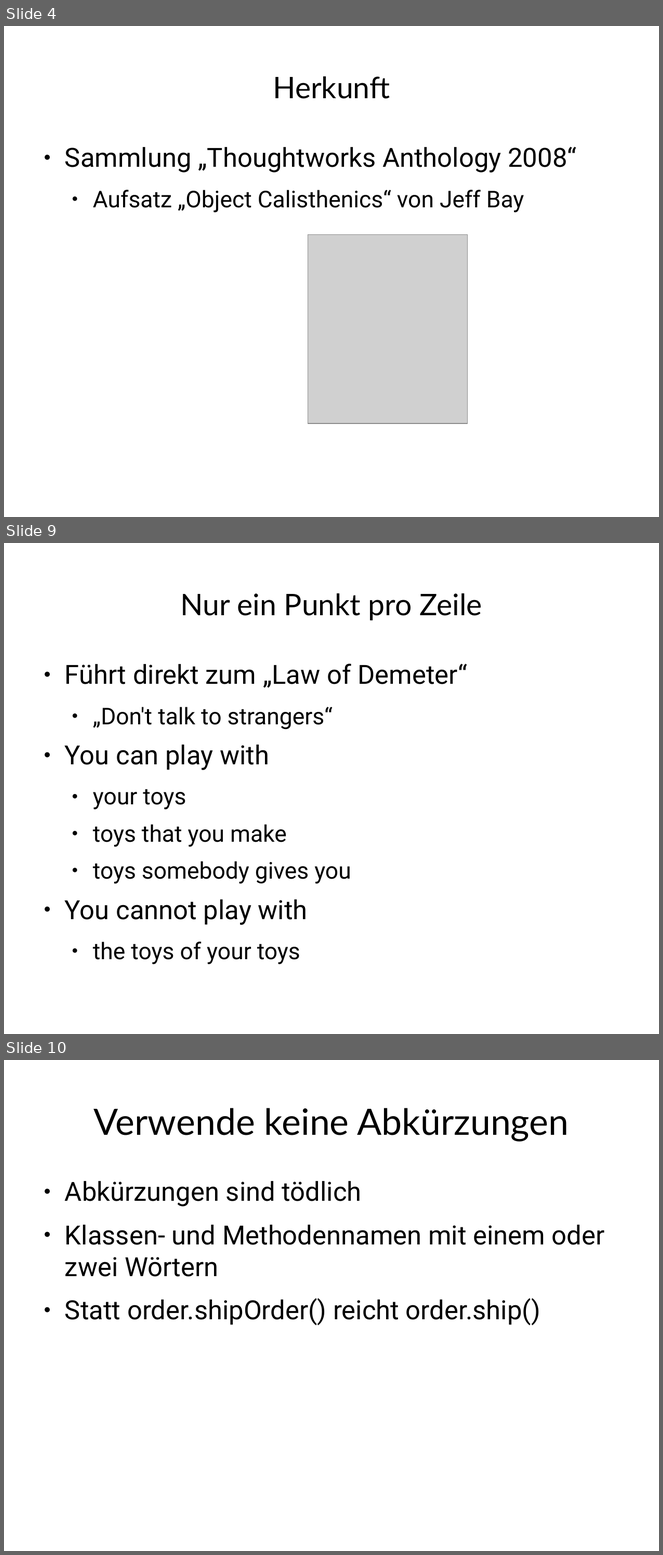
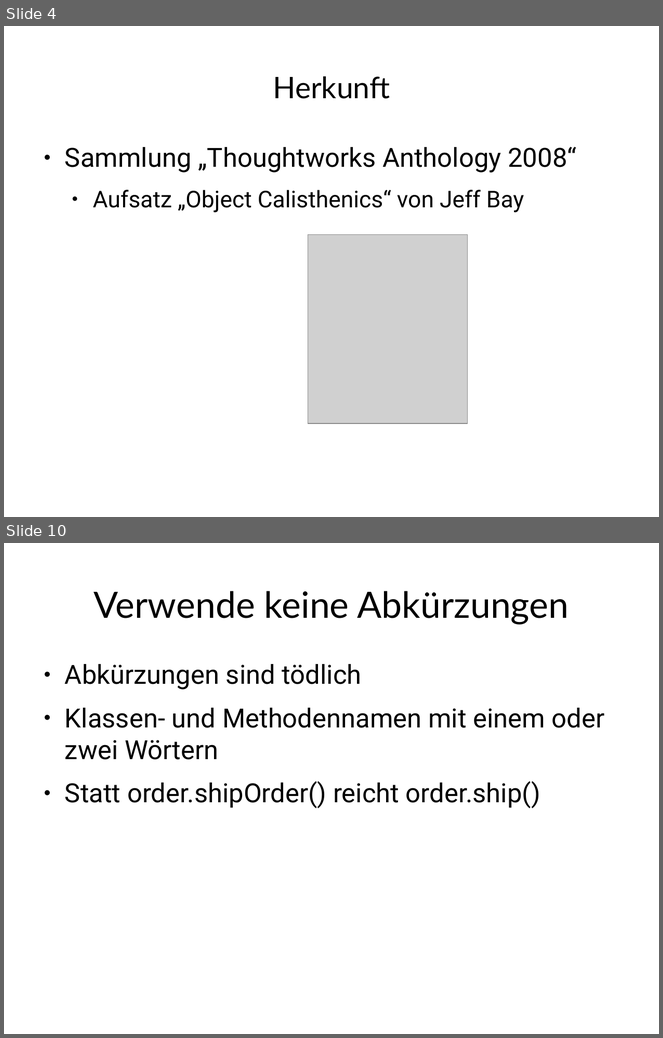
Before and after one commit to dlindner/vorlesung-se2-dhbw, a slide deck: added_2009/Object Calisthenics.odp. Shown one above the other, each under a label of ours: slides 4, 9 and 10 before the commit, slides 4 and 10 after it; the slides between them are not shown. The pictures are 663x1555 and 663x1038 pixels, drawn with LibreOffice and Linux fonts; fonts in the diff are those of the drawing; grey boxes stand for pictures; background and template pictures are left out. Boxes give left, top, right and bottom in pixels: in the first picture for what was removed or moved away, otherwise in the second. Text is boxed around its words. In the diff, an @@ line names an element or a change of style, - is before the commit and + after.

```diff
--- a/added_2009/Object Calisthenics.odp
+++ b/added_2009/Object Calisthenics.odp
@@ slide 9 removed at box(4, 543, 659, 1034), background #FFFFFF @@
@@ title removed at box(181, 593, 482, 620) @@
-Nur ein Punkt pro Zeile
@@ text removed at box(65, 664, 467, 965) @@
-● Führt direkt zum „Law of Demeter“
-  ● „Don't talk to strangers“
-● You can play with
-  ● your toys
-  ● toys that you make
-  ● toys somebody gives you
-● You cannot play with
-  ● the toys of your toys
```
Also in this commit, not shown: 10 slides changed, 1 slide added.
